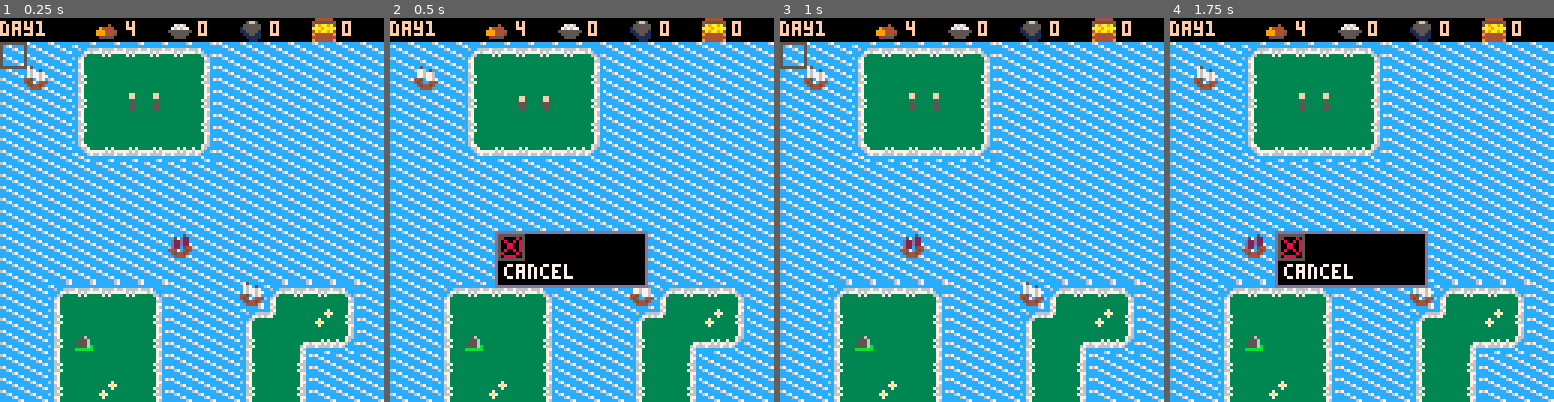
Above: before the commit, frames 1-4 (left to right).
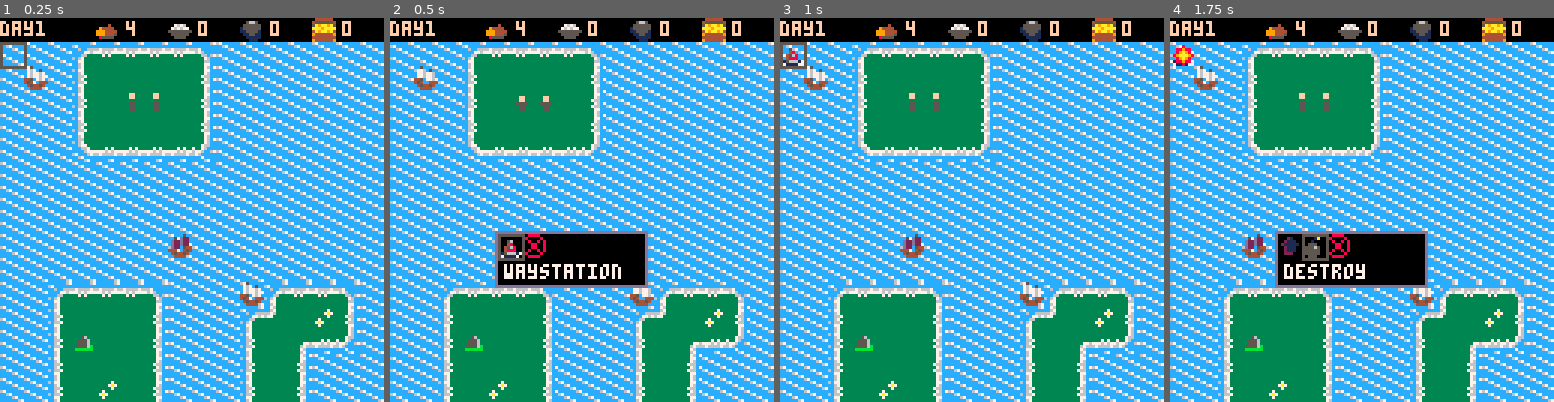
Above: after the commit, the same moments.

Repository: ignoreintuition/archipelago
Game: PICO-8 cartridge archipelago.p8
Two runs of this game, one before a commit and one after it. Both use one fixed random seed, a clock stepped at 60 frames per second and the inputs below.
Inputs:
- Up to frame 1 (0.25 s): no input
- Up to frame 2 (0.5 s): tap X (X key) at 0.33 s
- Up to frame 3 (1 s): tap O (Z key) at 0.7 s
- Up to frame 4 (1.75 s): tap X (X key) at 1.07 s; hold Right from 1.6 s (still down); tap O (Z key) at 1.7 s

Frame 1 is identical in both runs. In frame 2, 0.8% of the frame differs, in the area x 28-61%, y 56-68%; in frame 3, 0.1%; in frame 4, 1.3%, in the area x 0-51%, y 7-68%.

Commit message:
Added waypoints.

Diff:
--- a/archipelago.p8
+++ b/archipelago.p8
@@ -38,12 +38,12 @@
 3333333333333333333333330044440000444400054564400000000000000000aaa0009905656600054146660044440000444400454945450000000049955999
 00000000000000000000000000000000000000000000000000000000000000000000000000000000000000000000000000000000000000000000000000000000
 00000000000080000000000000a0000000a000000000000000000000000000000000000000000000000000000000000000000000000000000000000000000000
-0000000000089800008000800aa900000aa900000000000000000000000000000000000000000000000000000000000000000000000000000000000000000000
-000080000089a980000000009a9a90009a9a90000000000000000000000000000000000000000000000000000000000000000000000000000000000000000000
-00089800089aaa980000000044454000445450000000000000000000000000000000000000000000000000000000000000000000000000000000000000000000
-000080000089a9800000000046555000464540000000000000000000000000000000000000000000000000000000000000000000000000000000000000000000
-00000000000898000080008046454040465450400000000000000000000000000000000000000000000000000000000000000000000000000000000000000000
-00000000000080000000000000000404000004040000000000000000000000000000000000000000000000000000000000000000000000000000000000000000
+0000000000089800008000800aa900000aa900000005600000000000000000000000000000000000000000000000000000000000000000000000000000000000
+000080000089a980000000009a9a90009a9a90000004800000056000000000000000000000000000000000000000000000000000000000000000000000000000
+00089800089aaa980000000044454000445450000045680000048000000000000000000000000000000000000000000000000000000000000000000000000000
+000080000089a9800000000046555000464540000048880000456800000000000000000000000000000000000000000000000000000000000000000000000000
+00000000000898000080008046454040465450407156661717488871000000000000000000000000000000000000000000000000000000000000000000000000
+00000000000080000000000000000404000004040711117001111110000000000000000000000000000000000000000000000000000000000000000000000000
 00560000004000000000000000000000008888006600005500000000000000000000000004444440000000000000000000000000000000000000000000000000
 05666600400400000000aaa000001a00080000806660055500000000000000000056650045555554000210000000100000111000000000000000000000000000
 00666660040040000099aaaa0001000080800808066655500000400000767600055555505a9aa9a5002111000011110000111000000000000000000000000000
@@ -279,7 +279,7 @@
 
 
 __gff__
-00050910101010111010101010101002204002151902060a1200002529000000000000000000000000000000000000000000000000000000000000000000000000000000000000000000000000000000000000000000000000000000000000000000000000000000000000000000000000000000000000000000000000000000
+00050910101010111010101010101002204002151902060a1200002529000000000000040804080000000000000000000000000000000000000000000000000000000000000000000000000000000000000000000000000000000000000000000000000000000000000000000000000000000000000000000000000000000000
 0000000000000000000000000000000000000000000000000000000000000000000000000000000000000000000000000000000000000000000000000000000000000000000000000000000000000000000000000000000000000000000000000000000000000000000000000000000000000000000000000000000000000000
 __map__
 0101010706060606080101010101010101010101010101010101010101010101010101010101010101010101010101010101010101010101010101010101010101010101010101010101010101010101010101010101010101010101010101010101010101010101010101010101010101010101010101010101010101010101
--- a/src/building.lua
+++ b/src/building.lua
@@ -19,6 +19,7 @@
 end
 
 function updateBuilding(b)
+  b.spr = animate(b)
   if d["resolved"] and b["queueForUpdate"] then
     b["queueForUpdate"] = false
     if resource["wood"] >= 2 then
--- a/src/game.lua
+++ b/src/game.lua
@@ -24,7 +24,8 @@
     barracks = 29,
     port = 30,
     storage = 31,
-    woodmill = 35
+    woodmill = 35,
+    waystation = 37
 
   }
   spriteDesc = {
@@ -36,7 +37,8 @@
     mine = "harvest ore",
     barracks = "train peasants to fight.",
     woodmill = "gather wood.",
-    storage = "Allows you to store \nadditional goods."
+    waystation = "waypoint between trade routes",
+    storage = "allows you to store \nadditional goods."
   }
   modes = {
     select = 1,
--- a/src/helpers.lua
+++ b/src/helpers.lua
@@ -2,7 +2,7 @@
   if timer == 0 then
     if fget(s.spr, frame[1]) == true then
       return s.spr + 1
-    else
+    elseif fget(s.spr, frame[2]) == true then
       return s.spr - 1
     end
   end
--- a/src/resources.lua
+++ b/src/resources.lua
@@ -5,7 +5,8 @@
   port = "none",
   barracks = "none",
   storage = "none",
-  woodmill = "wood"
+  woodmill = "wood",
+  waystation = "none"
 }
 
 maxResource = 99
--- a/src/sprites.lua
+++ b/src/sprites.lua
@@ -18,10 +18,13 @@
 
 function drawSprites()
   for i, v in ipairs(activeSprites) do
+    if v.type != unit then
+      drawBuilding(v)
+    end
+  end
+  for i, v in ipairs(activeSprites) do
     if v.type == unit then
       drawUnit(v)
-    else
-      drawBuilding(v)
     end
   end
 end
--- a/src/tile.lua
+++ b/src/tile.lua
@@ -2,15 +2,15 @@
   local t = {}
   t.tile = mget(x, y)
   t.terr = ""
-  if fget(t.tile, 0) and fget(t.tile, 1) then
+  if fget(t.tile, beach) then
     t.terr = "beach"
-  elseif fget(t.tile, 0) then
+  elseif fget(t.tile, water) then
     t.terr = "water"
-  elseif t.tile == 16 then
-    t.terr = "stone"
-  elseif t.tile == 17 then
+  elseif fget(t.tile, mountain) then
+    t.terr = "mountain"
+  elseif fget(t.tile, forest) then
     t.terr = "forest"
-  elseif fget(t.tile, 1) then
+  elseif fget(t.tile, land) then
     t.terr = "land"
   end
   return t
--- a/src/toolbar.lua
+++ b/src/toolbar.lua
@@ -1,5 +1,4 @@
 upgradeIcon = { "upgrade", 58, "upgradeSprite" }
-destroyIcon = { "destroy", 51, "destroySprite" }
 cancelIcon = { "cancel", 52, "cancel" }
 toolbars = {
   current = "buildLand",
@@ -13,6 +12,7 @@
     cancelIcon
   },
   buildWater = {
+    { "waystation", 37, "addSprite", "waystation" },
     cancelIcon
   },
   buildBeach = {
@@ -29,41 +29,46 @@
   },
   house = {
     upgradeIcon,
-    destroyIcon,
+    { "destroy", 51, "destroySprite", "house" },
     cancelIcon
   },
   farm = {
     { "harvest", 49, "harvestResource", "food" },
     upgradeIcon,
-    destroyIcon,
+    { "destroy", 51, "destroySprite", "farm" },
     cancelIcon
   },
   barracks = {
     { "train", 53, "addSprite", "troop" },
     upgradeIcon,
-    destroyIcon,
+    { "destroy", 51, "destroySprite", "barracks" },
     cancelIcon
   },
   mine = {
     { "mine ore", 50, "harvestResource", "ore" },
     upgradeIcon,
-    destroyIcon,
+    { "destroy", 51, "destroySprite", "mine" },
     cancelIcon
   },
   port = {
     { "build", 19, "addSprite", "ship" },
     upgradeIcon,
-    destroyIcon,
+    { "destroy", 51, "destroySprite", "port" },
     cancelIcon
   },
   storage = {
     upgradeIcon,
-    destroyIcon,
+    { "destroy", 51, "destroySprite", "storage" },
     cancelIcon
   },
   woodmill = {
     upgradeIcon,
-    destroyIcon,
+    { "destroy", 51, "destroySprite", "woodmill" },
+    cancelIcon
+  },
+  waystation = {
+    upgradeIcon,
+    { "destroy", 51, "destroySprite", "waystation" },
     cancelIcon
   }
 }
--- a/src/unit.lua
+++ b/src/unit.lua
@@ -13,9 +13,9 @@
     sel = false
   }
   if u.spr == sprites["ship"] then
+    u.terr = water
+  elseif u.spr == sprites["troop"] then
     u.terr = land
-  elseif u.spr == sprites["troop"] then
-    u.terr = water
   end
   return u
 end
@@ -77,5 +77,5 @@
 end
 
 function canTravel(u, x, y)
-  return fget(u.spr, u.terr) == fget(mget(x, y), u.terr)
+  return fget(u.spr, u.terr) == true and fget(mget(x, y), u.terr) == true
 end
Not shown, changed: build.sh
Not shown, changed: dist/archipelago.p8.png
